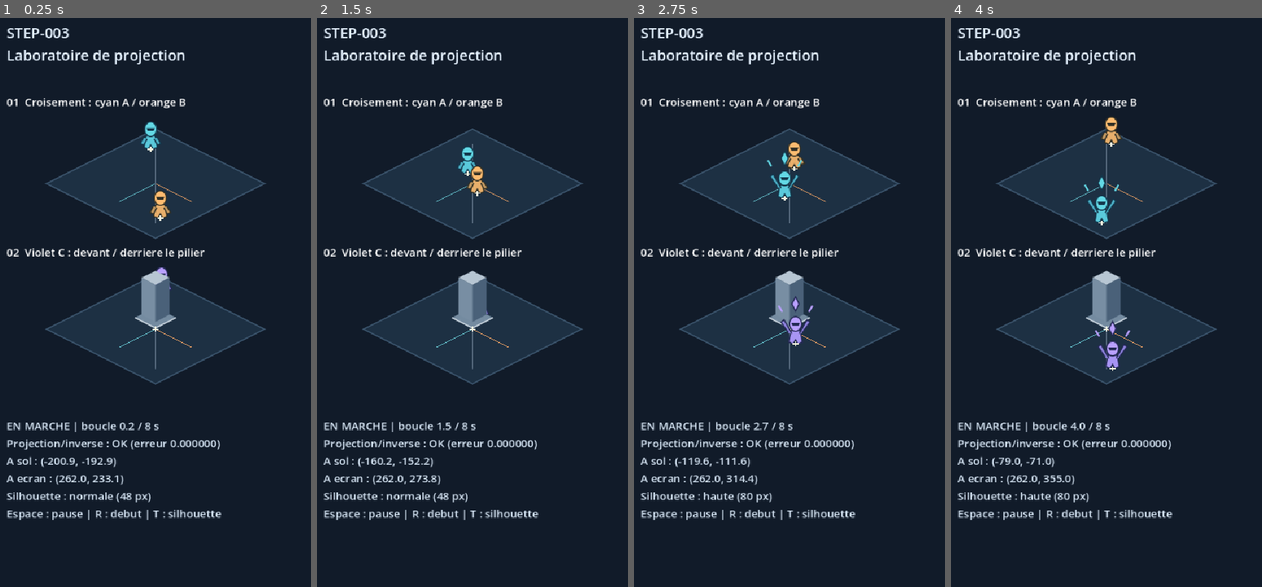
Above: before the commit, frames 1-4 (left to right).
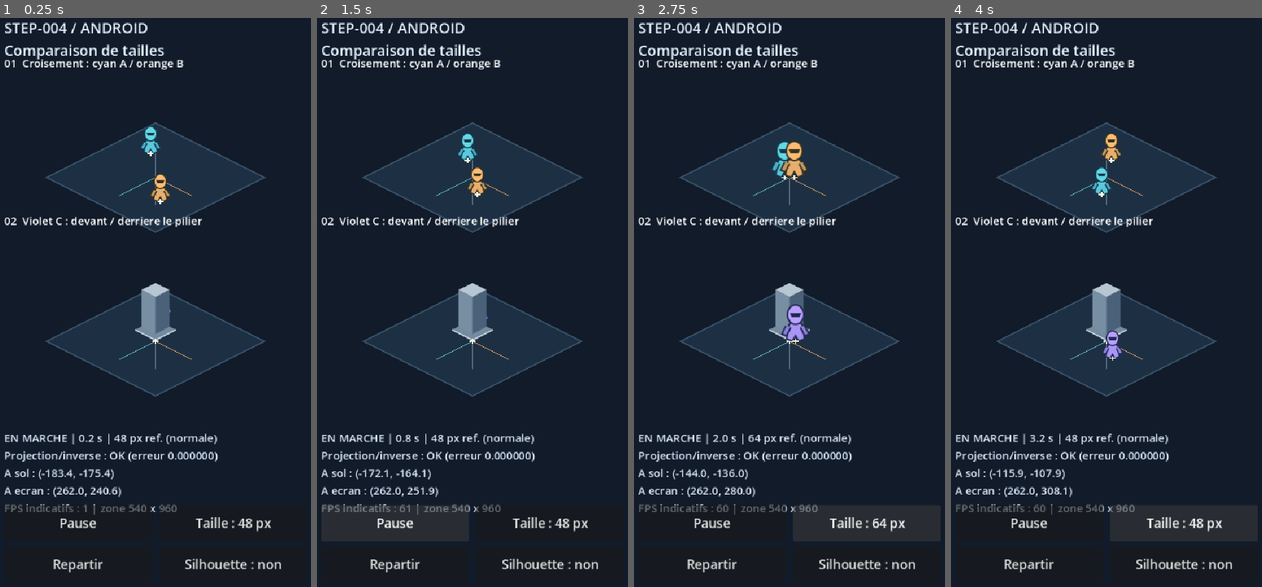
Above: after the commit, the same moments.

Repository: RobinArcangioli/gambit-arena
Game: Godot game, scene res://scenes/main.tscn
The game is run twice, just before and just after one commit, with the same random seed, the same clock (stepped at 60 frames per second) and the same inputs.
Inputs (mouse positions are in pixels of both pictures, inside the frame that each line leads up to):
- Up to frame 1 (0.25 s): no input
- Up to frame 2 (1.5 s): click (394, 524) at 0.5 s, where only the run after the commit has a clickable "Pause"; click (394, 524) at 1.25 s, where only the run after the commit has a clickable "Reprendre"
- Up to frame 3 (2.75 s): click (867, 524) at 2 s, where only the run after the commit has a clickable "Taille : 48 px"
- Up to frame 4 (4 s): click (1184, 524) at 2.75 s, where only the run after the commit has a clickable "Taille : 64 px"; click (1184, 524) at 3.5 s, where only the run after the commit has a clickable "Taille : 80 px"

The runs differ from the first frame. In frame 1, 14% of the frame differs, in the area x 1-91%, y 0-98%; in frame 2, 14%; in frame 3, 14%; in frame 4, 14%.

Commit message:
feat: [STEP-004] valider le prototype visuel sur Android

Diff:
--- a/project.godot
+++ b/project.godot
@@ -23,6 +23,10 @@
 window/stretch/aspect="expand"
 window/handheld/orientation=1
 
+[input_devices]
+
+pointing/emulate_mouse_from_touch=true
+
 [physics]
 
 3d/physics_engine="Jolt Physics"
--- a/scenes/debug/projection_lab.tscn
+++ b/scenes/debug/projection_lab.tscn
@@ -20,31 +20,52 @@
 [node name="HUD" type="CanvasLayer" parent="."]
 layer = 1
 
-[node name="Title" type="Label" parent="HUD"]
-offset_left = 24.0
-offset_top = 24.0
-offset_right = 516.0
-offset_bottom = 96.0
+[node name="SafeFrame" type="Control" parent="HUD"]
+layout_mode = 0
+mouse_filter = 2
+
+[node name="Title" type="Label" parent="HUD/SafeFrame"]
+layout_mode = 0
 theme_override_colors/font_color = Color(0.9, 0.95, 1, 1)
 theme_override_font_sizes/font_size = 24
-text = "STEP-003\nLaboratoire de projection"
+text = "STEP-004 / ANDROID
+Comparaison de tailles"
 
-[node name="CrossingTitle" type="Label" parent="HUD"]
-offset_left = 24.0
-offset_top = 142.0
+[node name="CrossingTitle" type="Label" parent="HUD/SafeFrame"]
+layout_mode = 0
 theme_override_font_sizes/font_size = 18
 text = "01  Croisement : cyan A / orange B"
 
-[node name="DecorTitle" type="Label" parent="HUD"]
-offset_left = 24.0
-offset_top = 390.0
+[node name="DecorTitle" type="Label" parent="HUD/SafeFrame"]
+layout_mode = 0
 theme_override_font_sizes/font_size = 18
 text = "02  Violet C : devant / derriere le pilier"
 
-[node name="Diagnostics" type="Label" parent="HUD"]
-offset_left = 24.0
-offset_top = 676.0
-offset_right = 516.0
-offset_bottom = 900.0
+[node name="Diagnostics" type="Label" parent="HUD/SafeFrame"]
+layout_mode = 0
 theme_override_colors/font_color = Color(0.85, 0.91, 0.97, 1)
 theme_override_font_sizes/font_size = 18
+
+[node name="PauseButton" type="Button" parent="HUD/SafeFrame"]
+layout_mode = 0
+focus_mode = 0
+theme_override_font_sizes/font_size = 21
+text = "Pause"
+
+[node name="SizeButton" type="Button" parent="HUD/SafeFrame"]
+layout_mode = 0
+focus_mode = 0
+theme_override_font_sizes/font_size = 21
+text = "Taille : 48 px"
+
+[node name="RestartButton" type="Button" parent="HUD/SafeFrame"]
+layout_mode = 0
+focus_mode = 0
+theme_override_font_sizes/font_size = 21
+text = "Repartir"
+
+[node name="SilhouetteButton" type="Button" parent="HUD/SafeFrame"]
+layout_mode = 0
+focus_mode = 0
+theme_override_font_sizes/font_size = 21
+text = "Silhouette : non"
--- a/scripts/debug/projection_lab.gd
+++ b/scripts/debug/projection_lab.gd
@@ -6,39 +6,116 @@
 const TALL_TEXTURE: Texture2D = preload("res://assets/debug/actor_tall.svg")
 const DECOR_TEXTURE: Texture2D = preload("res://assets/debug/pillar.svg")
 const CROSS_CENTER := Vector2(-140.0, -140.0)
-const DECOR_CENTER := Vector2(100.0, 100.0)
-const HALF_TRAVEL: float = 65.0
+const DECOR_CENTER := Vector2(130.0, 130.0)
+const HALF_TRAVEL: float = 45.0
 const CYCLE_SECONDS: float = 8.0
 const ERROR_LIMIT: float = 0.01
+const DISPLAY_HEIGHTS: Array[int] = [48, 64, 80]
 
 @onready var world: Node2D = $World
 @onready var actor_a: Node2D = $World/ActorA
 @onready var actor_b: Node2D = $World/ActorB
 @onready var actor_c: Node2D = $World/ActorC
 @onready var pillar: Node2D = $World/Pillar
-@onready var diagnostics: Label = $HUD/Diagnostics
+@onready var safe_frame: Control = $HUD/SafeFrame
+@onready var title_label: Label = $HUD/SafeFrame/Title
+@onready var crossing_label: Label = $HUD/SafeFrame/CrossingTitle
+@onready var decor_label: Label = $HUD/SafeFrame/DecorTitle
+@onready var diagnostics: Label = $HUD/SafeFrame/Diagnostics
+@onready var pause_button: Button = $HUD/SafeFrame/PauseButton
+@onready var size_button: Button = $HUD/SafeFrame/SizeButton
+@onready var restart_button: Button = $HUD/SafeFrame/RestartButton
+@onready var silhouette_button: Button = $HUD/SafeFrame/SilhouetteButton
 
 var elapsed: float = 0.0
 var is_paused: bool = false
-var animate_silhouette: bool = true
+var animate_silhouette: bool = false
 var max_round_trip_error: float = 0.0
 var ground_a: Vector2 = Vector2.ZERO
 var ground_b: Vector2 = Vector2.ZERO
 var ground_c: Vector2 = Vector2.ZERO
 var sprite_a: Sprite2D
+var sprite_b: Sprite2D
 var sprite_c: Sprite2D
+var size_index: int = 0
+var safe_rect := Rect2()
 
 
 func _ready() -> void:
 	sprite_a = _add_sprite(actor_a, ACTOR_TEXTURE, Color("63d8e5"))
-	_add_sprite(actor_b, ACTOR_TEXTURE, Color("ffbc70"))
+	sprite_b = _add_sprite(actor_b, ACTOR_TEXTURE, Color("ffbc70"))
 	_add_sprite(pillar, DECOR_TEXTURE, Color.WHITE)
 	sprite_c = _add_sprite(actor_c, ACTOR_TEXTURE, Color("b9a0ff"))
 	for actor in [actor_a, actor_b, actor_c, pillar]:
 		_add_foot_marker(actor)
 	max_round_trip_error = _check_projection()
-	_update_scene()
-	get_viewport().size_changed.connect(_update_scene)
+	pause_button.pressed.connect(_toggle_pause)
+	size_button.pressed.connect(_cycle_size)
+	restart_button.pressed.connect(_restart_cycle)
+	silhouette_button.pressed.connect(_toggle_silhouette)
+	_update_layout()
+	_update_scene()
+	get_viewport().size_changed.connect(_update_layout)
+	# Native safe-area metrics can arrive after the first ready notification.
+	call_deferred("_update_layout")
+
+
+func _notification(what: int) -> void:
+	if what == NOTIFICATION_APPLICATION_PAUSED or what == NOTIFICATION_APPLICATION_FOCUS_OUT:
+		is_paused = true
+	if what == NOTIFICATION_APPLICATION_RESUMED and is_node_ready():
+		call_deferred("_update_layout")
+
+
+func _toggle_pause() -> void:
+	is_paused = not is_paused
+	_update_scene()
+
+
+func _cycle_size() -> void:
+	size_index = (size_index + 1) % DISPLAY_HEIGHTS.size()
+	_update_scene()
+
+
+func _restart_cycle() -> void:
+	elapsed = 0.0
+	_update_scene()
+
+
+func _toggle_silhouette() -> void:
+	animate_silhouette = not animate_silhouette
+	_update_scene()
+
+
+func _update_layout() -> void:
+	var visible_rect: Rect2 = get_viewport_rect()
+	safe_rect = visible_rect
+	if OS.get_name() == "Android":
+		var native_safe := Rect2(DisplayServer.get_display_safe_area())
+		var to_viewport: Transform2D = get_viewport().get_screen_transform().affine_inverse()
+		var converted: Rect2 = to_viewport * native_safe
+		var clipped: Rect2 = converted.intersection(visible_rect)
+		if clipped.has_area():
+			safe_rect = clipped
+	safe_frame.position = safe_rect.position
+	safe_frame.size = safe_rect.size
+	var width: float = safe_rect.size.x
+	var height: float = safe_rect.size.y
+	title_label.position = Vector2(20, 16)
+	title_label.size = Vector2(width - 40, 62)
+	crossing_label.position = Vector2(20, 78)
+	decor_label.position = Vector2(20, 338)
+	diagnostics.position = Vector2(20, height - 264)
+	diagnostics.size = Vector2(width - 40, 116)
+	var button_width: float = (width - 52.0) * 0.5
+	pause_button.position = Vector2(20, height - 140)
+	size_button.position = Vector2(32 + button_width, height - 140)
+	restart_button.position = Vector2(20, height - 72)
+	silhouette_button.position = Vector2(32 + button_width, height - 72)
+	for button in [pause_button, size_button, restart_button, silhouette_button]:
+		button.size = Vector2(button_width, 60)
+	world.position = safe_rect.position + Vector2(width * 0.5, 420)
+	_update_scene()
 
 
 func _physics_process(delta: float) -> void:
@@ -55,11 +132,13 @@
 		return
 	match key_event.keycode:
 		KEY_SPACE:
-			is_paused = not is_paused
+			_toggle_pause()
 		KEY_R:
-			elapsed = 0.0
+			_restart_cycle()
 		KEY_T:
-			animate_silhouette = not animate_silhouette
+			_toggle_silhouette()
+		KEY_S:
+			_cycle_size()
 		_:
 			return
 	_update_scene()
@@ -98,7 +177,6 @@
 
 
 func _update_scene() -> void:
-	world.position = Vector2(get_viewport_rect().size.x * 0.5, 430.0)
 	# Constant ground speed on each leg; immediate reversal is diagnostic only.
 	var phase: float = elapsed / CYCLE_SECONDS
 	var progress: float = phase * 2.0 if phase < 0.5 else (1.0 - phase) * 2.0
@@ -114,6 +192,12 @@
 	var texture: Texture2D = TALL_TEXTURE if use_tall else ACTOR_TEXTURE
 	_set_texture_at_feet(sprite_a, texture)
 	_set_texture_at_feet(sprite_c, texture)
+	var visual_scale: float = float(DISPLAY_HEIGHTS[size_index]) / 48.0
+	for sprite in [sprite_a, sprite_b, sprite_c]:
+		sprite.scale = Vector2.ONE * visual_scale
+	pause_button.text = "Reprendre" if is_paused else "Pause"
+	size_button.text = "Taille : %d px" % DISPLAY_HEIGHTS[size_index]
+	silhouette_button.text = "Silhouette : oui" if animate_silhouette else "Silhouette : non"
 	_update_diagnostics(use_tall)
 	queue_redraw()
 
@@ -121,14 +205,13 @@
 func _update_diagnostics(use_tall: bool) -> void:
 	var result: String = "OK" if max_round_trip_error < ERROR_LIMIT else "ECHEC"
 	var state: String = "PAUSE" if is_paused else "EN MARCHE"
-	var silhouette: String = "haute (80 px)" if use_tall else "normale (48 px)"
+	var silhouette: String = "haute" if use_tall else "normale"
 	diagnostics.text = (
-		"%s | boucle %.1f / 8 s\n" % [state, elapsed]
+		"%s | %.1f s | %d px ref. (%s)\n" % [state, elapsed, DISPLAY_HEIGHTS[size_index], silhouette]
 		+ "Projection/inverse : %s (erreur %.6f)\n" % [result, max_round_trip_error]
 		+ "A sol : (%.1f, %.1f)\n" % [ground_a.x, ground_a.y]
 		+ "A ecran : (%.1f, %.1f)\n" % [actor_a.global_position.x, actor_a.global_position.y]
-		+ "Silhouette : %s\n" % silhouette
-		+ "Espace : pause | R : debut | T : silhouette"
+		+ "FPS indicatifs : %d | zone %.0f x %.0f" % [Engine.get_frames_per_second(), safe_rect.size.x, safe_rect.size.y]
 	)
 
 
@@ -156,10 +239,10 @@
 	draw_rect(Rect2(Vector2.ZERO, get_viewport_rect().size), Color("111b29"))
 	_draw_ground_patch(CROSS_CENTER)
 	_draw_ground_patch(DECOR_CENTER)
-	_draw_ground_line(CROSS_CENTER + Vector2(-65, -65),
-		CROSS_CENTER + Vector2(65, 65), Color("526579"))
-	_draw_ground_line(DECOR_CENTER + Vector2(-65, -65),
-		DECOR_CENTER + Vector2(65, 65), Color("526579"))
+	_draw_ground_line(CROSS_CENTER + Vector2(-HALF_TRAVEL, -HALF_TRAVEL),
+		CROSS_CENTER + Vector2(HALF_TRAVEL, HALF_TRAVEL), Color("526579"))
+	_draw_ground_line(DECOR_CENTER + Vector2(-HALF_TRAVEL, -HALF_TRAVEL),
+		DECOR_CENTER + Vector2(HALF_TRAVEL, HALF_TRAVEL), Color("526579"))
 
 
 func _draw_ground_patch(center: Vector2) -> void:
Not shown, changed: export_presets.cfg
Not shown, changed: ARCHITECTURE.md
Not shown, changed: PROJECT_STATUS.md
Not shown, changed: README.md
Not shown, changed: ROADMAP.md
Not shown, changed: docs/android.md
Not shown, changed: docs/assets.md
Not shown, changed: docs/backup.md
Not shown, changed: docs/coordinates.md
Not shown, changed: docs/recovery.md
Not shown, added: docs/steps/STEP-004.md
